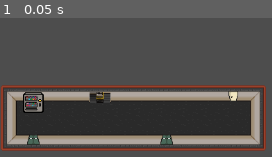
Above: before the commit, frame 1.
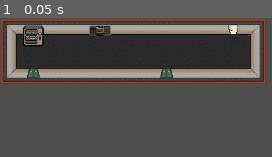
Above: after the commit, the same moment.

Repository: ryuk4real/the-binding-of-UNICAL
Game: Godot game, scene res://rooms/hallway/hallway_19.tscn
The game is run twice, just before and just after one commit, with the same random seed, the same clock (stepped at 60 frames per second) and the same inputs. This scene is started directly instead of the project's main scene.
Inputs:
- Up to frame 1 (0.05 s): no input

The runs differ from the first frame. In frame 1, 78% of the frame differs, in the area x 0-98%, y 0-96%.
Error in both runs: Invalid access to property or key 'type' on a base object of type 'Nil'. (res://rooms/doors/door.gd:8)

Commit message:
Changed hallway rooms position

Diff:
--- a/rooms/hallway/hallway_19.tscn
+++ b/rooms/hallway/hallway_19.tscn
@@ -9,12 +9,8 @@
 [node name="InnerHallway0" instance=ExtResource("1_wlymn")]
 
 [node name="Walls" parent="." index="0"]
-position = Vector2(0, 96)
 tile_set = ExtResource("2_h5p5o")
 layer_0/tile_data = PackedInt32Array(0, 0, 0, 65536, 0, 1, 131072, 0, 2, 1, 65536, 0, 65537, 65536, 1, 131073, 65536, 2 …(482 unchanged characters)…
-
-[node name="Doors" parent="." index="1"]
-position = Vector2(0, 96)
 
 [node name="InnerHallwayDoor0" parent="Doors" index="0" instance=ExtResource("3_0bq5i")]
 position = Vector2(48, 79)
@@ -27,8 +23,5 @@
 [node name="BathroomDoor0" parent="Doors" index="2" instance=ExtResource("4_tkd34")]
 position = Vector2(336, 17)
 
-[node name="Pickups" parent="." index="2"]
-position = Vector2(0, 96)
-
 [node name="VendingMachine" parent="." index="3" instance=ExtResource("5_kfckp")]
-position = Vector2(48, 122)
+position = Vector2(48, 26)
--- a/rooms/hallway/hallway_20.tscn
+++ b/rooms/hallway/hallway_20.tscn
@@ -9,12 +9,8 @@
 [node name="InnerHallway0" instance=ExtResource("1_wq0jh")]
 
 [node name="Walls" parent="." index="0"]
-position = Vector2(0, 96)
 tile_set = ExtResource("2_jt27x")
 layer_0/tile_data = PackedInt32Array(0, 0, 0, 65536, 0, 1, 131072, 0, 2, 1, 65536, 0, 65537, 65536, 1, 131073, 65536, 2 …(482 unchanged characters)…
-
-[node name="Doors" parent="." index="1"]
-position = Vector2(0, 96)
 
 [node name="InnerHallwayDoor1" parent="Doors" index="0" instance=ExtResource("3_hkn0b")]
 position = Vector2(336, 17)
@@ -27,8 +23,5 @@
 position = Vector2(48, 79)
 rotation = 3.14159
 
-[node name="Pickups" parent="." index="2"]
-position = Vector2(0, 96)
-
 [node name="VendingMachine" parent="." index="3" instance=ExtResource("5_ustuf")]
-position = Vector2(48, 122)
+position = Vector2(48, 26)
--- a/rooms/hallway/hallway_21.tscn
+++ b/rooms/hallway/hallway_21.tscn
@@ -9,12 +9,8 @@
 [node name="InnerHallway0" instance=ExtResource("1_v4y0q")]
 
 [node name="Walls" parent="." index="0"]
-position = Vector2(0, 96)
 tile_set = ExtResource("2_qfr7v")
 layer_0/tile_data = PackedInt32Array(0, 0, 0, 65536, 0, 1, 131072, 0, 2, 1, 65536, 0, 65537, 65536, 1, 131073, 65536, 2 …(482 unchanged characters)…
-
-[node name="Doors" parent="." index="1"]
-position = Vector2(0, 96)
 
 [node name="InnerHallwayDoor1" parent="Doors" index="0" instance=ExtResource("3_jncbh")]
 position = Vector2(336, 79)
@@ -27,8 +23,5 @@
 [node name="BathroomDoor0" parent="Doors" index="2" instance=ExtResource("4_pye61")]
 position = Vector2(240, 17)
 
-[node name="Pickups" parent="." index="2"]
-position = Vector2(0, 96)
-
 [node name="VendingMachine" parent="." index="3" instance=ExtResource("5_o03ey")]
-position = Vector2(48, 122)
+position = Vector2(48, 26)
--- a/rooms/hallway/hallway_22.tscn
+++ b/rooms/hallway/hallway_22.tscn
@@ -9,12 +9,8 @@
 [node name="InnerHallway0" instance=ExtResource("1_kqpjt")]
 
 [node name="Walls" parent="." index="0"]
-position = Vector2(0, 96)
 tile_set = ExtResource("2_v1ebh")
 layer_0/tile_data = PackedInt32Array(0, 0, 0, 65536, 0, 1, 131072, 0, 2, 1, 65536, 0, 65537, 65536, 1, 131073, 65536, 2 …(482 unchanged characters)…
-
-[node name="Doors" parent="." index="1"]
-position = Vector2(0, 96)
 
 [node name="InnerHallwayDoor1" parent="Doors" index="0" instance=ExtResource("3_ysdx3")]
 position = Vector2(336, 79)
@@ -27,8 +23,5 @@
 [node name="BathroomDoor0" parent="Doors" index="2" instance=ExtResource("4_gjtw5")]
 position = Vector2(48, 17)
 
-[node name="Pickups" parent="." index="2"]
-position = Vector2(0, 96)
-
 [node name="VendingMachine" parent="." index="3" instance=ExtResource("5_j4dch")]
-position = Vector2(332, 122)
+position = Vector2(332, 26)
--- a/rooms/hallway/hallway_23.tscn
+++ b/rooms/hallway/hallway_23.tscn
@@ -9,12 +9,8 @@
 [node name="InnerHallway0" instance=ExtResource("1_ievsc")]
 
 [node name="Walls" parent="." index="0"]
-position = Vector2(0, 96)
 tile_set = ExtResource("2_5cir6")
 layer_0/tile_data = PackedInt32Array(0, 0, 0, 65536, 0, 1, 131072, 0, 2, 1, 65536, 0, 65537, 65536, 1, 131073, 65536, 2 …(482 unchanged characters)…
-
-[node name="Doors" parent="." index="1"]
-position = Vector2(0, 96)
 
 [node name="InnerHallwayDoor1" parent="Doors" index="0" instance=ExtResource("3_6mmv7")]
 position = Vector2(144, 79)
@@ -27,8 +23,5 @@
 position = Vector2(336, 79)
 rotation = 3.14159
 
-[node name="Pickups" parent="." index="2"]
-position = Vector2(0, 96)
-
 [node name="VendingMachine" parent="." index="3" instance=ExtResource("5_l2052")]
-position = Vector2(336, 122)
+position = Vector2(336, 26)
--- a/rooms/hallway/hallway_24.tscn
+++ b/rooms/hallway/hallway_24.tscn
@@ -9,12 +9,8 @@
 [node name="InnerHallway0" instance=ExtResource("1_qwm8c")]
 
 [node name="Walls" parent="." index="0"]
-position = Vector2(0, 96)
 tile_set = ExtResource("2_llsq2")
 layer_0/tile_data = PackedInt32Array(0, 0, 0, 65536, 0, 1, 131072, 0, 2, 1, 65536, 0, 65537, 65536, 1, 131073, 65536, 2 …(482 unchanged characters)…
-
-[node name="Doors" parent="." index="1"]
-position = Vector2(0, 96)
 
 [node name="InnerHallwayDoor1" parent="Doors" index="0" instance=ExtResource("3_m4hv6")]
 position = Vector2(336, 79)
@@ -27,8 +23,5 @@
 [node name="BathroomDoor0" parent="Doors" index="2" instance=ExtResource("4_0q7bn")]
 position = Vector2(48, 17)
 
-[node name="Pickups" parent="." index="2"]
-position = Vector2(0, 96)
-
 [node name="VendingMachine" parent="." index="3" instance=ExtResource("5_mx4ut")]
-position = Vector2(336, 122)
+position = Vector2(336, 26)
--- a/rooms/hallway/hallway_25.tscn
+++ b/rooms/hallway/hallway_25.tscn
@@ -9,12 +9,8 @@
 [node name="InnerHallway0" instance=ExtResource("1_fuodj")]
 
 [node name="Walls" parent="." index="0"]
-position = Vector2(0, 96)
 tile_set = ExtResource("2_4vcu6")
 layer_0/tile_data = PackedInt32Array(0, 0, 0, 65536, 0, 1, 131072, 0, 2, 1, 65536, 0, 65537, 65536, 1, 131073, 65536, 2 …(625 unchanged characters)…
-
-[node name="Doors" parent="." index="1"]
-position = Vector2(0, 96)
 
 [node name="InnerHallwayDoor1" parent="Doors" index="0" instance=ExtResource("3_4ds5q")]
 position = Vector2(336, 79)
@@ -27,8 +23,5 @@
 [node name="BathroomDoor0" parent="Doors" index="2" instance=ExtResource("4_epusr")]
 position = Vector2(432, 17)
 
-[node name="Pickups" parent="." index="2"]
-position = Vector2(0, 96)
-
 [node name="VendingMachine" parent="." index="3" instance=ExtResource("5_41l8j")]
-position = Vector2(48, 122)
+position = Vector2(48, 26)
--- a/rooms/hallway/hallway_26.tscn
+++ b/rooms/hallway/hallway_26.tscn
@@ -9,12 +9,8 @@
 [node name="InnerHallway0" instance=ExtResource("1_r1sng")]
 
 [node name="Walls" parent="." index="0"]
-position = Vector2(0, 96)
 tile_set = ExtResource("2_6x512")
 layer_0/tile_data = PackedInt32Array(0, 0, 0, 65536, 0, 1, 131072, 0, 2, 1, 65536, 0, 65537, 65536, 1, 131073, 65536, 2 …(625 unchanged characters)…
-
-[node name="Doors" parent="." index="1"]
-position = Vector2(0, 96)
 
 [node name="InnerHallwayDoor1" parent="Doors" index="0" instance=ExtResource("3_dn363")]
 position = Vector2(336, 79)
@@ -27,8 +23,5 @@
 [node name="BathroomDoor0" parent="Doors" index="2" instance=ExtResource("4_05jr1")]
 position = Vector2(48, 19)
 
-[node name="Pickups" parent="." index="2"]
-position = Vector2(0, 96)
-
 [node name="VendingMachine" parent="." index="3" instance=ExtResource("5_co32w")]
-position = Vector2(432, 122)
+position = Vector2(432, 26)
